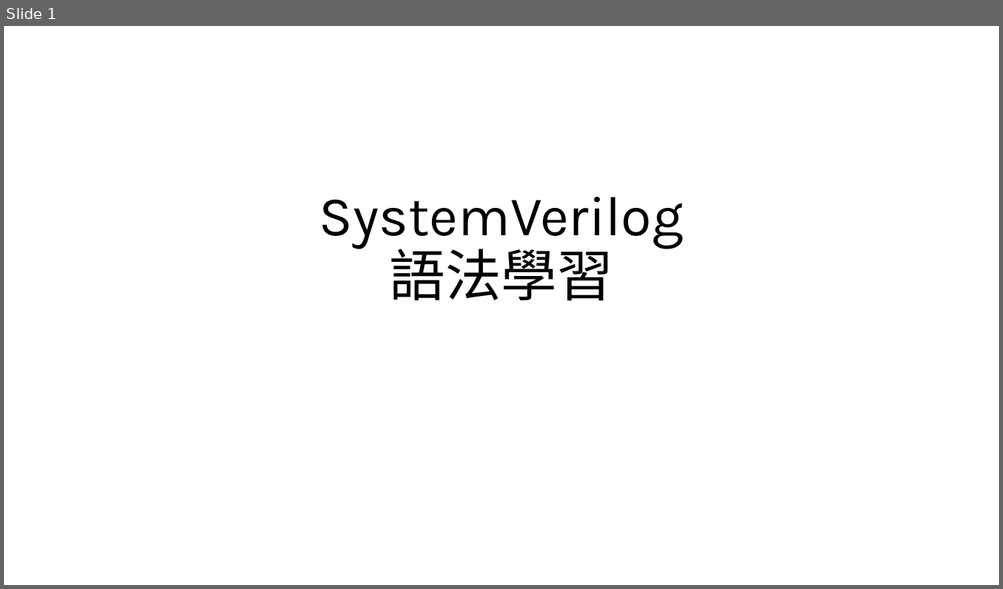
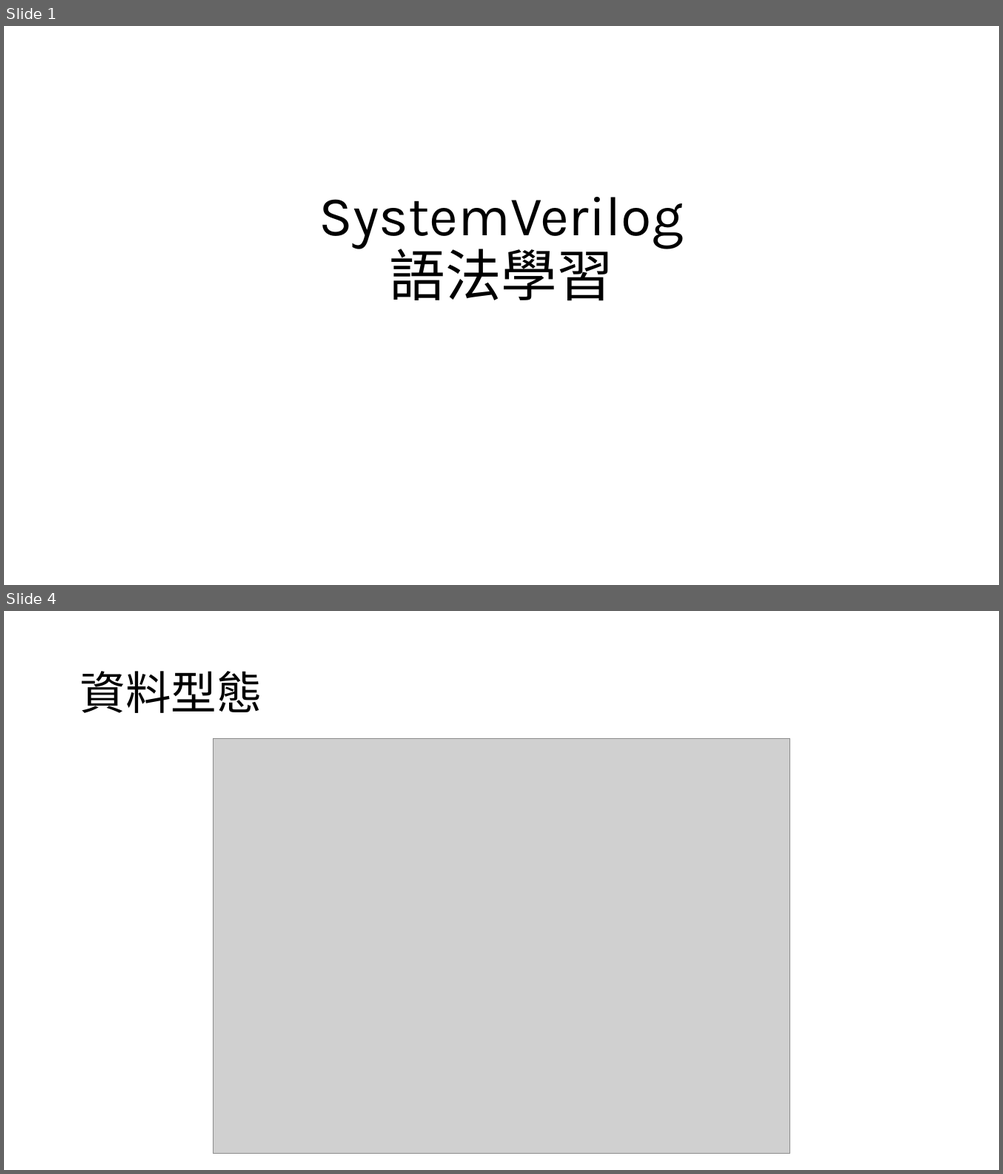
Before and after one commit to s9001055/DV_learning, a slide deck: systemverilog/SystemVerilog_語法學習.pptx. Shown one above the other, each under a label of ours: slide 1 before the commit, slides 1 and 4 after it; the slides between them are not shown. The pictures are 1003x589 and 1003x1174 pixels, drawn with LibreOffice and Linux fonts; fonts in the diff are those of the drawing; grey boxes stand for pictures. Boxes give left, top, right and bottom in pixels: in the first picture for what was removed or moved away, otherwise in the second. Text is boxed around its words. In the diff, an @@ line names an element or a change of style, - is before the commit and + after.

Commit message:
add 資料型態總覽

```diff
--- a/systemverilog/SystemVerilog_語法學習.pptx
+++ b/systemverilog/SystemVerilog_語法學習.pptx
@@ slide 4 added at (x1=4, y1=611, x2=999, y2=1170), background #FFFFFF @@
@@ title added at (x1=79, y1=671, x2=262, y2=713), 44 pt, text #000000 @@
+資料型態
@@ picture added at (x1=213, y1=738, x2=790, y2=1154) @@
```
Also in this commit, not shown: 2 other slides added.
